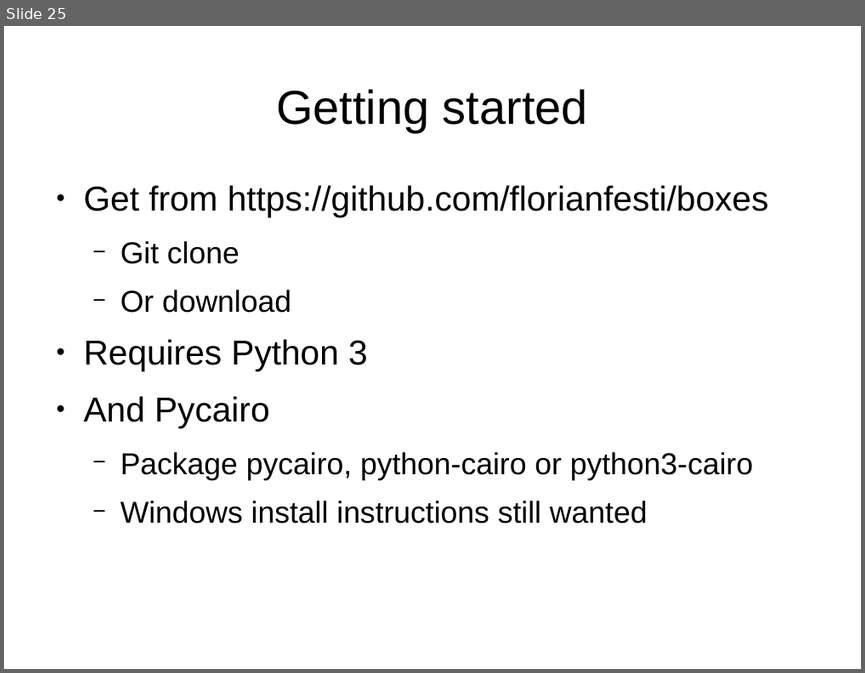
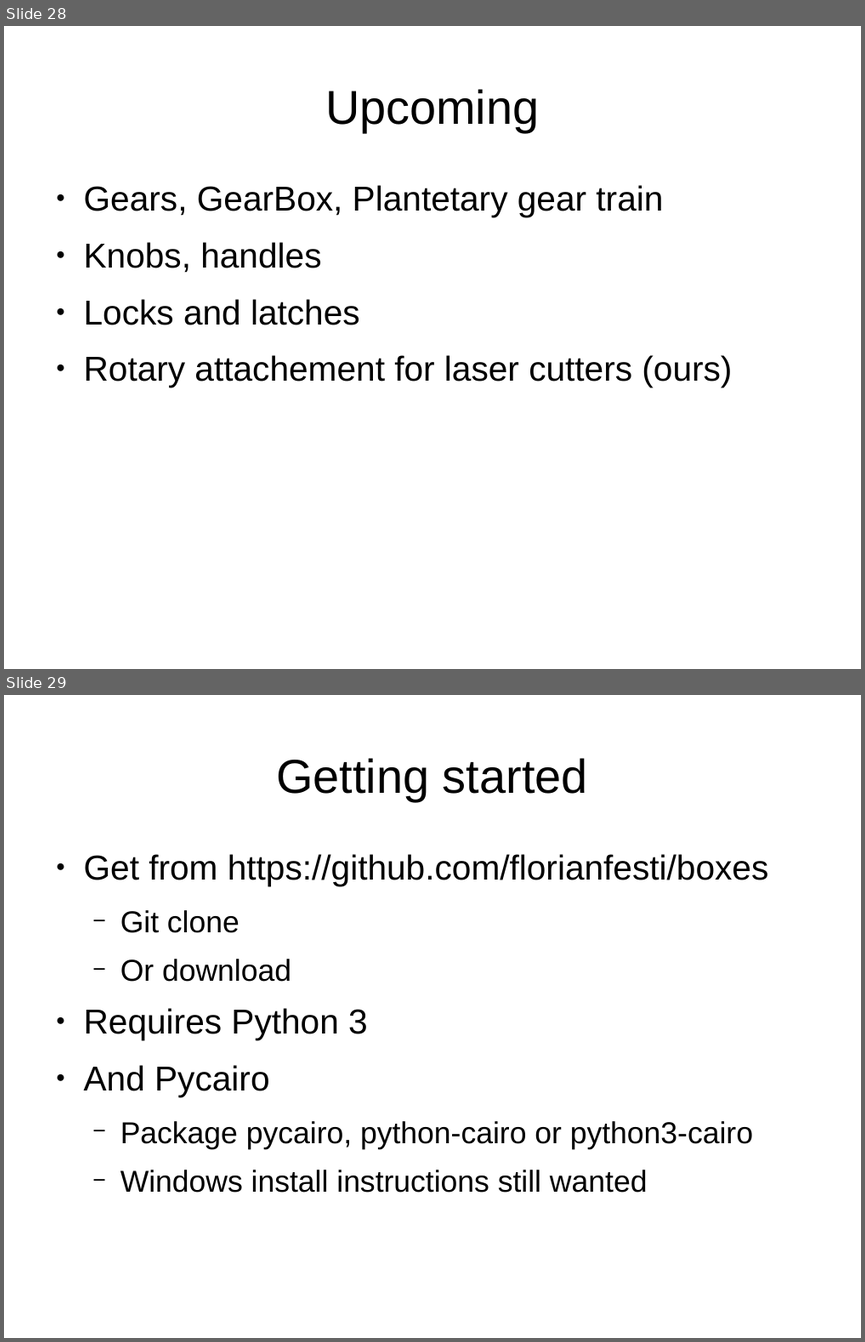
Before and after one commit to florianfesti/boxes, a slide deck: documentation/presentation.odp. Shown one above the other, each under a label of ours: slide 25 before the commit, slides 28 and 29 after it. The pictures are 865x673 and 865x1342 pixels, drawn with LibreOffice and Linux fonts; fonts in the diff are those of the drawing. Boxes give left, top, right and bottom in pixels: in the first picture for what was removed or moved away, otherwise in the second. Text is boxed around its words. In the diff, an @@ line names an element or a change of style, - is before the commit and + after.

```diff
--- a/documentation/presentation.odp
+++ b/documentation/presentation.odp
@@ slide 28 added at (4,26,861,669), background #FFFFFF @@
@@ title added at (325,89,539,132), 44 pt, text #000000 @@
+Upcoming
@@ text added at (84,185,732,387), 32 pt, text #000000 @@
+● Gears, GearBox, Plantetary gear train
+● Knobs, handles
+● Locks and latches
+● Rotary attachement for laser cutters (ours)
@@ what was slide 25 is now slide 29 @@
```
Also in this commit, not shown: 3 slides changed, 3 other slides added.
